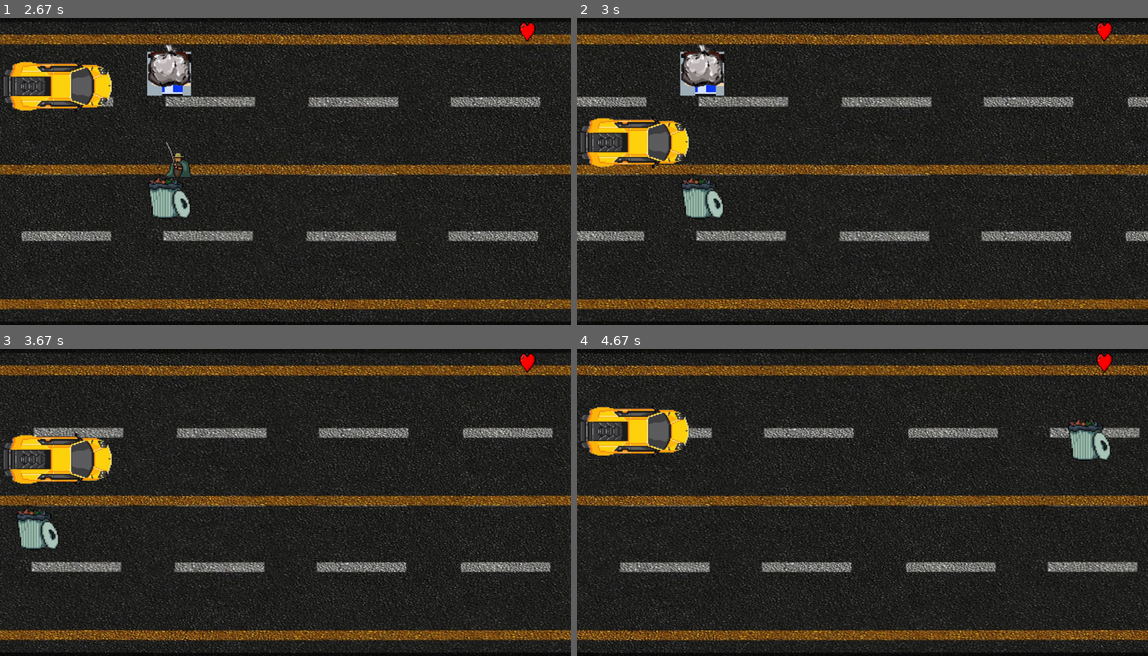
Above: before the commit, frames 1-4 (two rows, left to right).
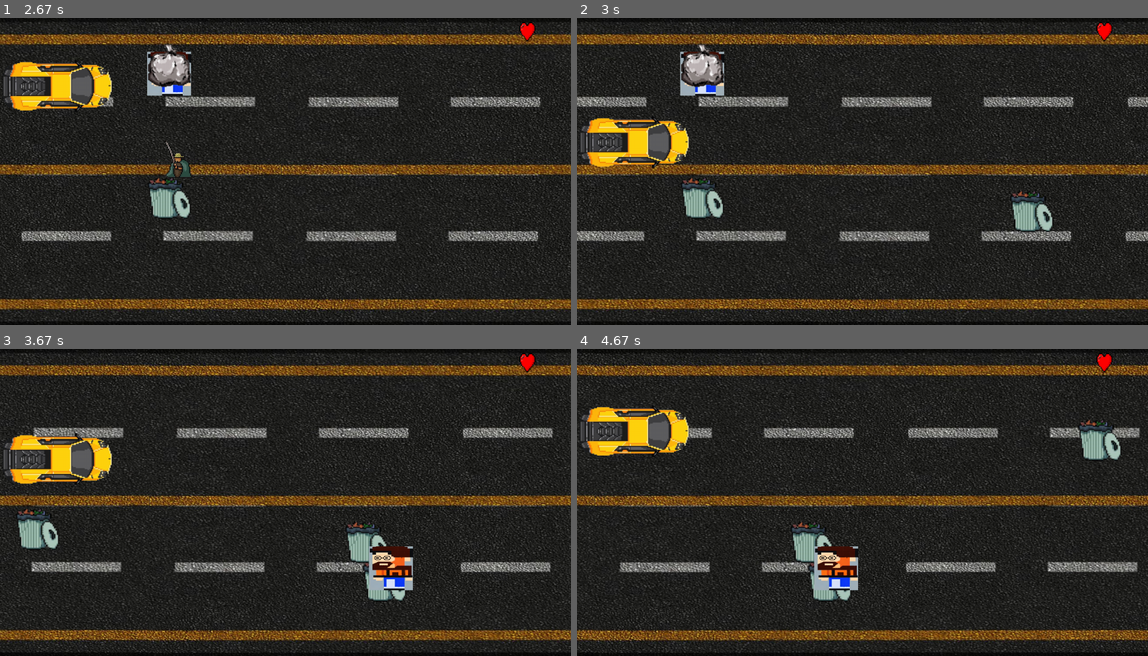
Above: after the commit, the same moments.

Repository: wellingtonrs07/PyGame_2023
Game: pygame game, started from Jogo.py
Two runs of this game, one before a commit and one after it. Both use one fixed random seed, a clock stepped at 60 frames per second and the inputs below.
Inputs (mouse positions are in pixels of both pictures, inside the frame that each line leads up to):
- Up to frame 1 (2.67 s): click (285, 116) at 0.38 s; hold Up 0.67-1.13 s; move the mouse to (262, 183) at 0.7 s; hold Down 1.17-1.47 s; hold Up 1.5-1.87 s; hold Down 1.9-2.27 s; hold Up 2.3-2.6 s; hold Down from 2.63 s (still down)
- Up to frame 2 (3 s): release Down at 2.93 s; hold Up from 2.97 s (still down)
- Up to frame 3 (3.67 s): release Up at 3.33 s; hold Down from 3.37 s (still down)
- Up to frame 4 (4.67 s): release Down at 3.73 s; hold Up 3.77-4.07 s; hold Down 4.1-4.4 s; hold Up from 4.43 s (still down)

Frame 1 is identical in both runs. In frame 2, 0.7% of the frame differs, in the area x 75-84%, y 56-70%; in frame 3, 1.8%; in frame 4, 2.6%, in the area x 37-96%, y 22-83%.

Commit message:
obstaculos arrumados

Diff:
--- a/classes.py
+++ b/classes.py
@@ -74,7 +74,7 @@
         # Se o meteoro passar do final da tela, volta para cima e sorteia
         # novas posições e velocidades
         if self.rect.right < 0:
-            self.rect.x = random.randint(1000, 1300)
+            self.rect.x = 1300
             self.rect.y = random.randint(54, 520)
             self.speedx = -5
             self.speddy = 0
--- a/tela_jogo.py
+++ b/tela_jogo.py
@@ -1,6 +1,7 @@
 # Imports e arquivos
 from config import largura, altura, fps, QUIT, GAME,Azul, INIT,SOM_JOGO,Imagens,Fontes
 from math import*
+import random
 import pygame
 from assets import RUA,NEW_GAME,load_assets, JOGADOR, LISTA_IMAGEM
 from classes import Button, Jogador,Obstaculo
@@ -19,7 +20,6 @@
 
 pygame.font.init()
 font = pygame.font.Font((path.join(Fontes,'pixelart.ttf')),22)
-
 
 
 def telajogo(screen):
@@ -53,7 +53,7 @@
 
     # Variável para acompanhar o tempo decorrido
 
-
+    assets = load_assets()[0]
     while running:
 
 
@@ -120,6 +120,13 @@
         # Verifica se houve colisão entre nave e meteoro
         hits = pygame.sprite.spritecollide(jogador,all_obs, True)
 
+
+        for obstac in hits: # OBSTACULO
+            img = random.choice(assets[LISTA_IMAGEM])
+            obs = Obstaculo(img)
+            all_obs.add(obs)
+
+
         # Depois de desenhar tudo, inverte o display.
         pygame.display.flip()
         pygame.display.update()
